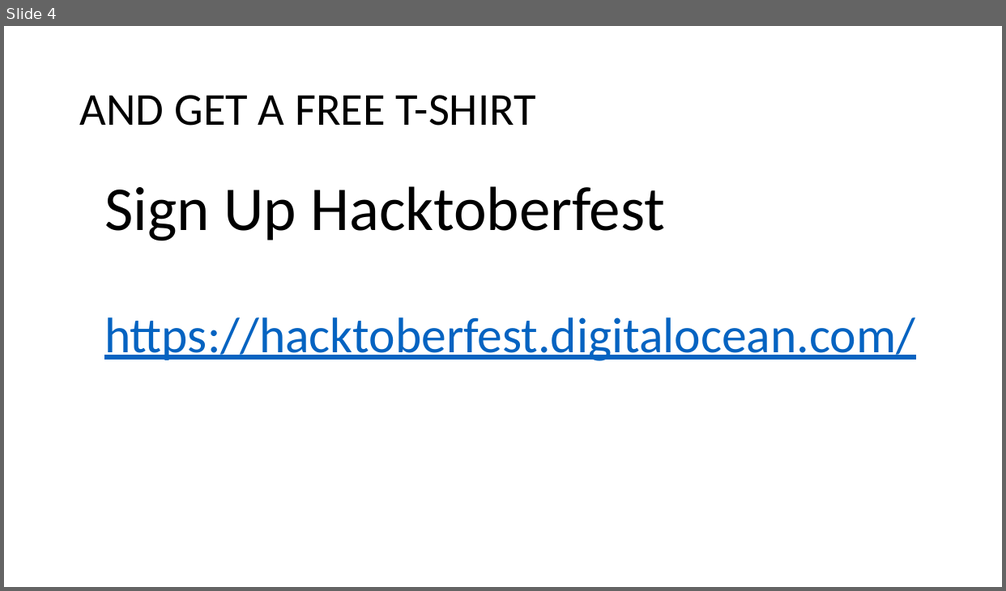
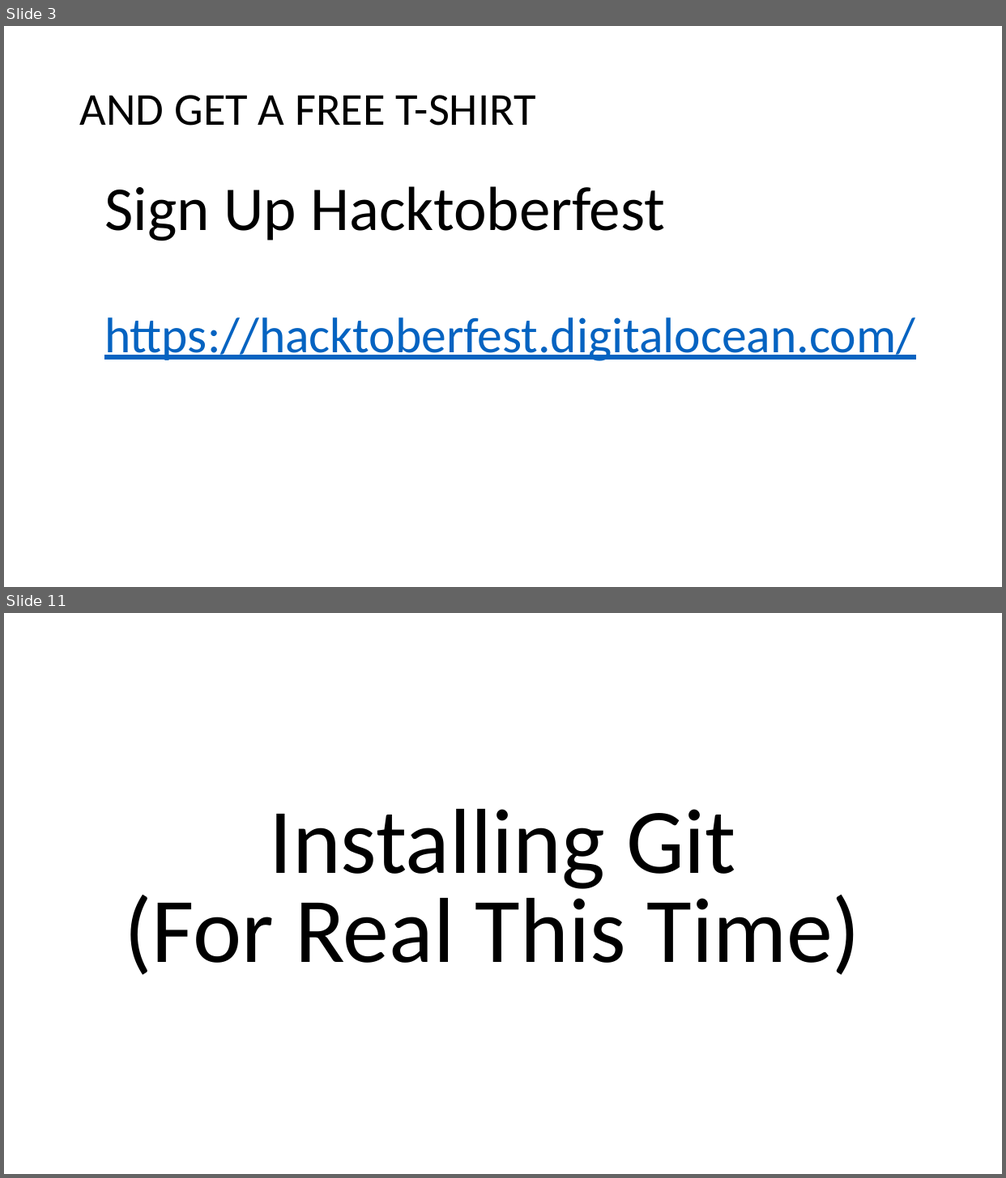
Before and after one commit to nathankurt/GitHub-Workshop, a slide deck: slides_ppt.pptx. Shown one above the other, each under a label of ours: slide 4 before the commit, slides 3 and 11 after it; the slides between them are not shown. The pictures are 1006x591 and 1006x1178 pixels, drawn with LibreOffice and Linux fonts; fonts in the diff are those of the drawing. Boxes give left, top, right and bottom in pixels: in the first picture for what was removed or moved away, otherwise in the second. Text is boxed around its words. In the diff, an @@ line names an element or a change of style, - is before the commit and + after.

```diff
--- a/slides_ppt.pptx
+++ b/slides_ppt.pptx
@@ slide 11 added at bbox=[4, 613, 1002, 1174], background #FFFFFF @@
@@ text added at bbox=[124, 809, 861, 975], 88.8 pt, text #000000 @@
+Installing Git
+(For Real This Time)
@@ what was slide 4 is now slide 3 @@
```
Also in this commit, not shown: 2 slides changed, 7 other slides added, 1 slide removed, 1 other file.
